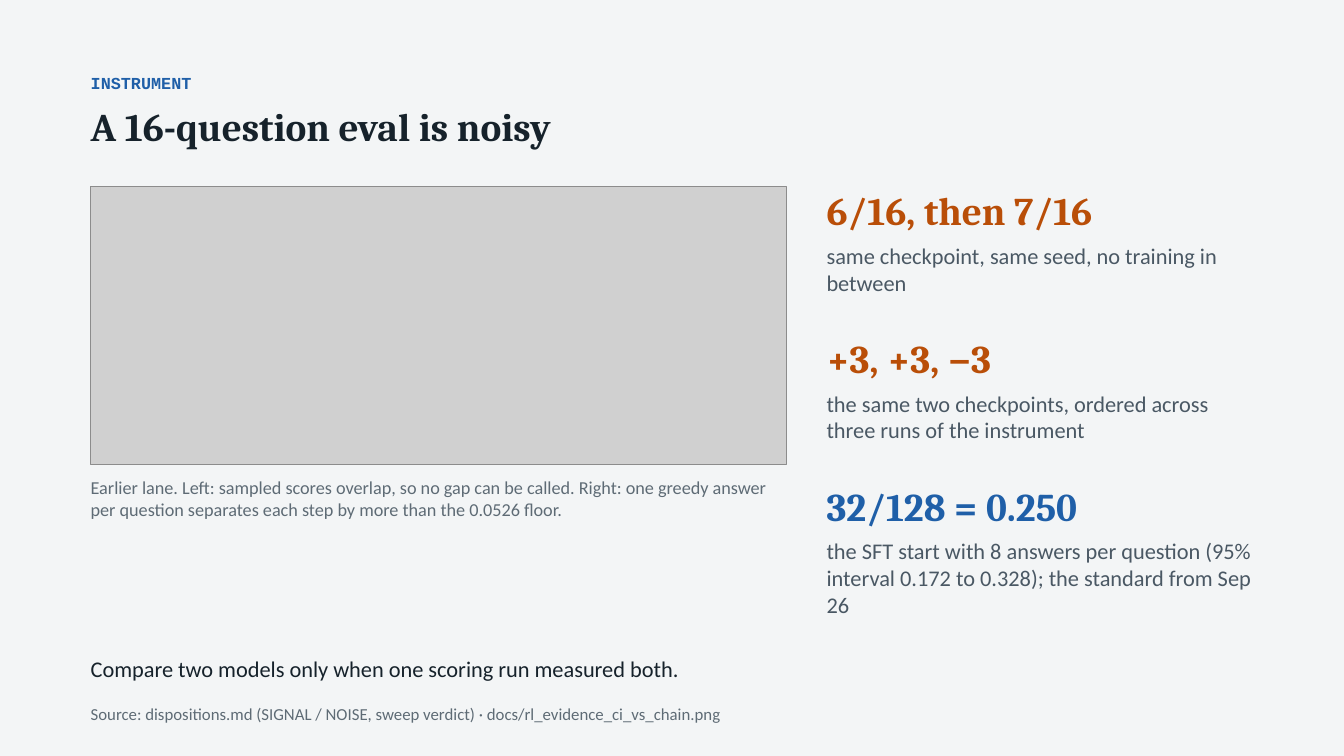
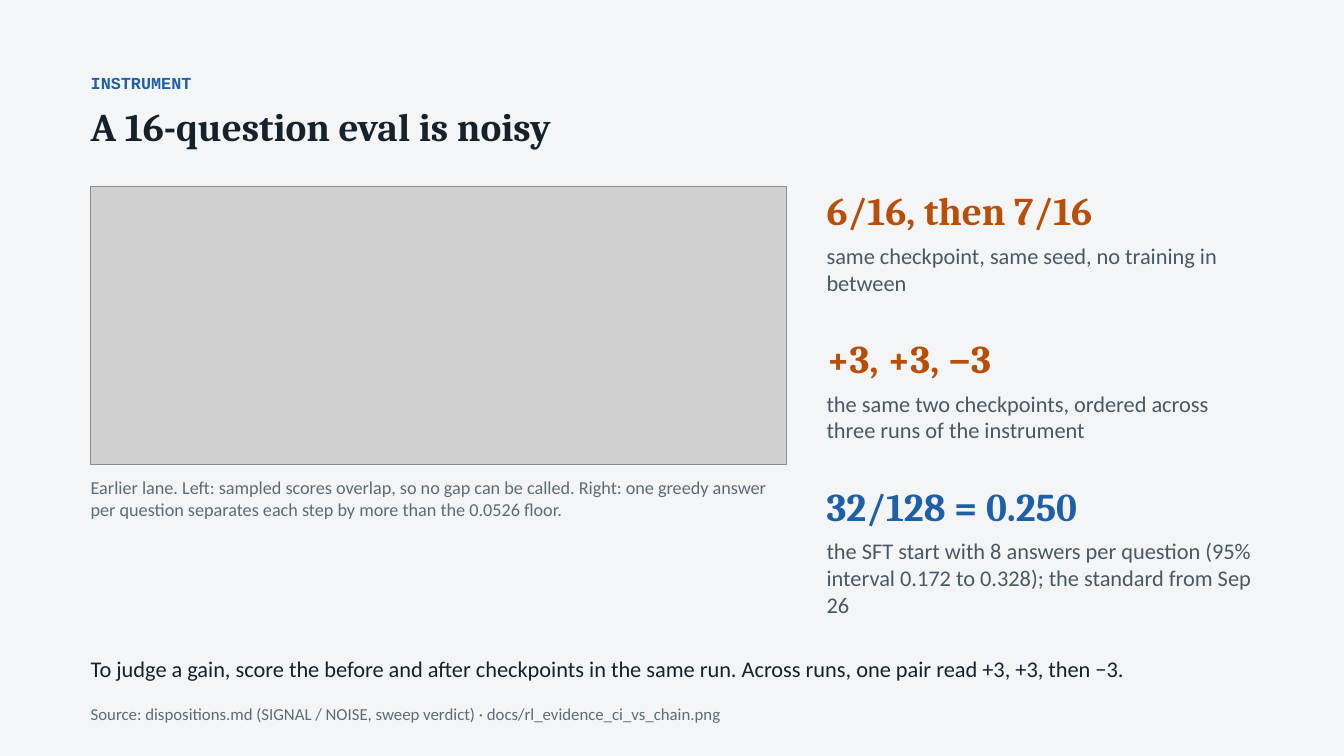
Before and after one commit to thistleknot/rl_v2_share, a slide deck: slide 12 of docs/RL_V2_rl.pptx. Drawn at 1344x756 pixels with LibreOffice and Linux fonts; fonts in the diff are those of the drawing; grey boxes stand for pictures. Boxes give left, top, right and bottom in pixels: in the first picture for what was removed or moved away, otherwise in the second. Text is boxed around its words. In the diff, an @@ line names an element or a change of style, - is before the commit and + after.

```diff
--- a/docs/RL_V2_rl.pptx
+++ b/docs/RL_V2_rl.pptx
@@ text at bbox=[91, 661, 1123, 681]: text changed @@
-Compare two models only when one scoring run measured both.
+To judge a gain, score the before and after checkpoints in the same run. Across runs, one pair read +3, +3, then −3.
```
